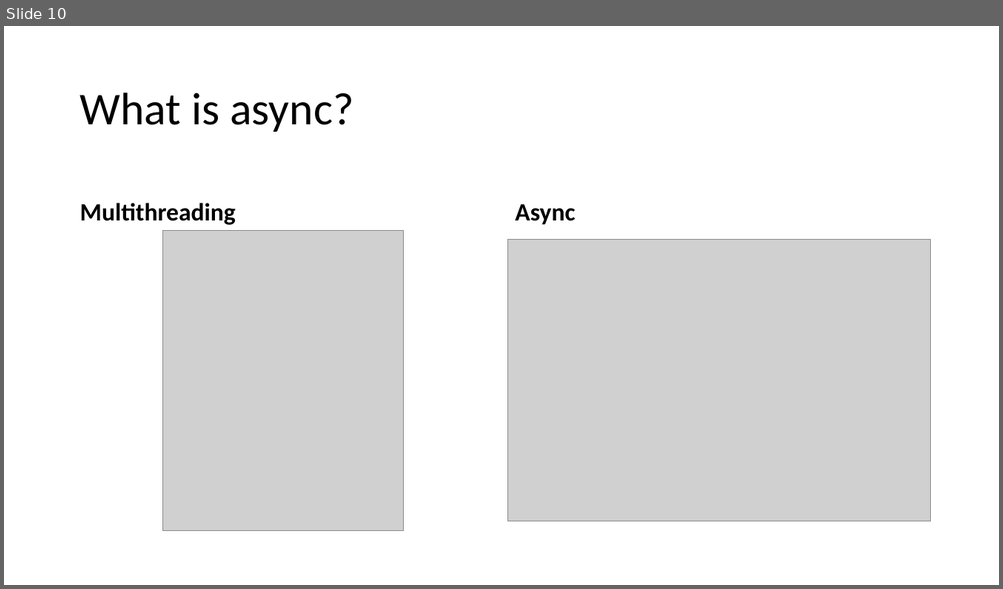
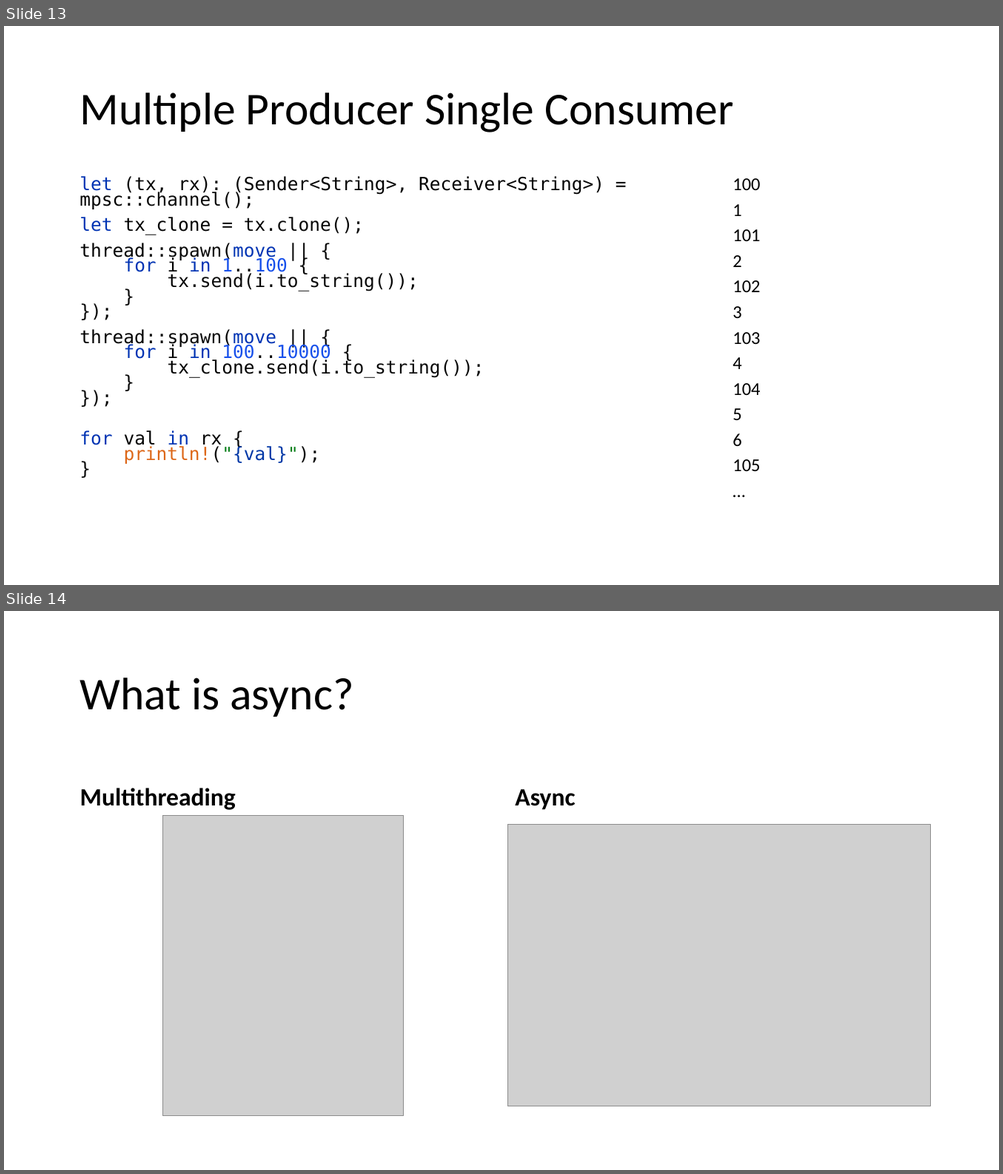
Before and after one commit to kugushev/course-rust-basics, a slide deck: src/12-Async/12-Async&Tests.pptx. Shown one above the other, each under a label of ours: slide 10 before the commit, slides 13 and 14 after it. The pictures are 1003x589 and 1003x1174 pixels, drawn with LibreOffice and Linux fonts; fonts in the diff are those of the drawing; grey boxes stand for pictures. Boxes give left, top, right and bottom in pixels: in the first picture for what was removed or moved away, otherwise in the second. Text is boxed around its words. In the diff, an @@ line names an element or a change of style, - is before the commit and + after.

```diff
--- a/src/12-Async/12-Async&Tests.pptx
+++ b/src/12-Async/12-Async&Tests.pptx
@@ slide 13 added at (x1=4, y1=26, x2=999, y2=585), background #FFFFFF @@
@@ title added at (x1=79, y1=93, x2=734, y2=133), 44 pt, text #000000 @@
+Multiple Producer Single Consumer
@@ text added at (x1=79, y1=176, x2=604, y2=464), 17.5 pt, text #080808 @@
+let (tx, rx): (Sender<String>, Receiver<String>) = mpsc::channel();
+let tx_clone = tx.clone();
+thread::spawn(move || {
+for i in 1..100 {
+tx.send(i.to_string());
+}
+});
+thread::spawn(move || {
+for i in 100..10000 {
+tx_clone.send(i.to_string());
+}
+});
+for val in rx {
+println!("{val}");
+}
@@ text added at (x1=732, y1=178, x2=760, y2=471), 17.5 pt, text #000000 @@
+100
+1
+101
+2
+102
+3
+103
+4
+104
+5
+6
+105
+…
@@ what was slide 10 is now slide 14 @@
```
Also in this commit, not shown: 1 slide changed, 25 other slides added, 2 slides removed, 1 other file.
